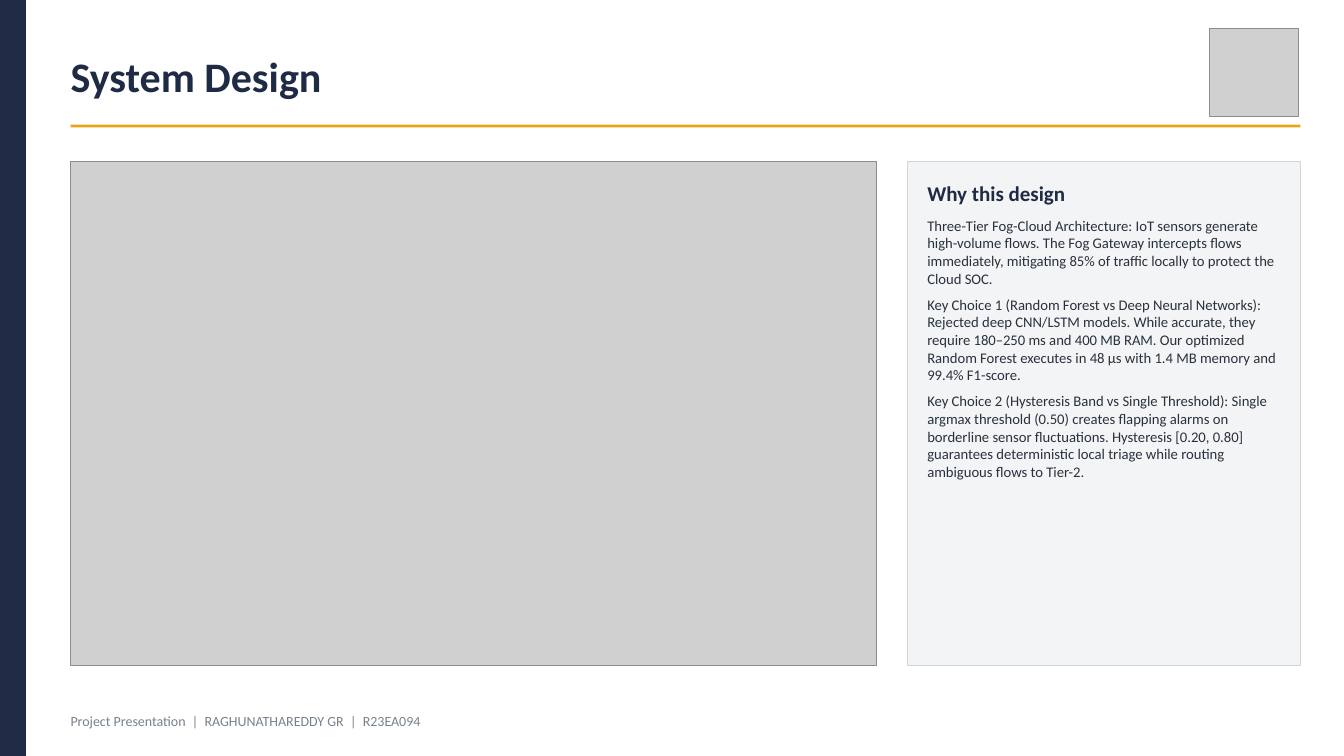
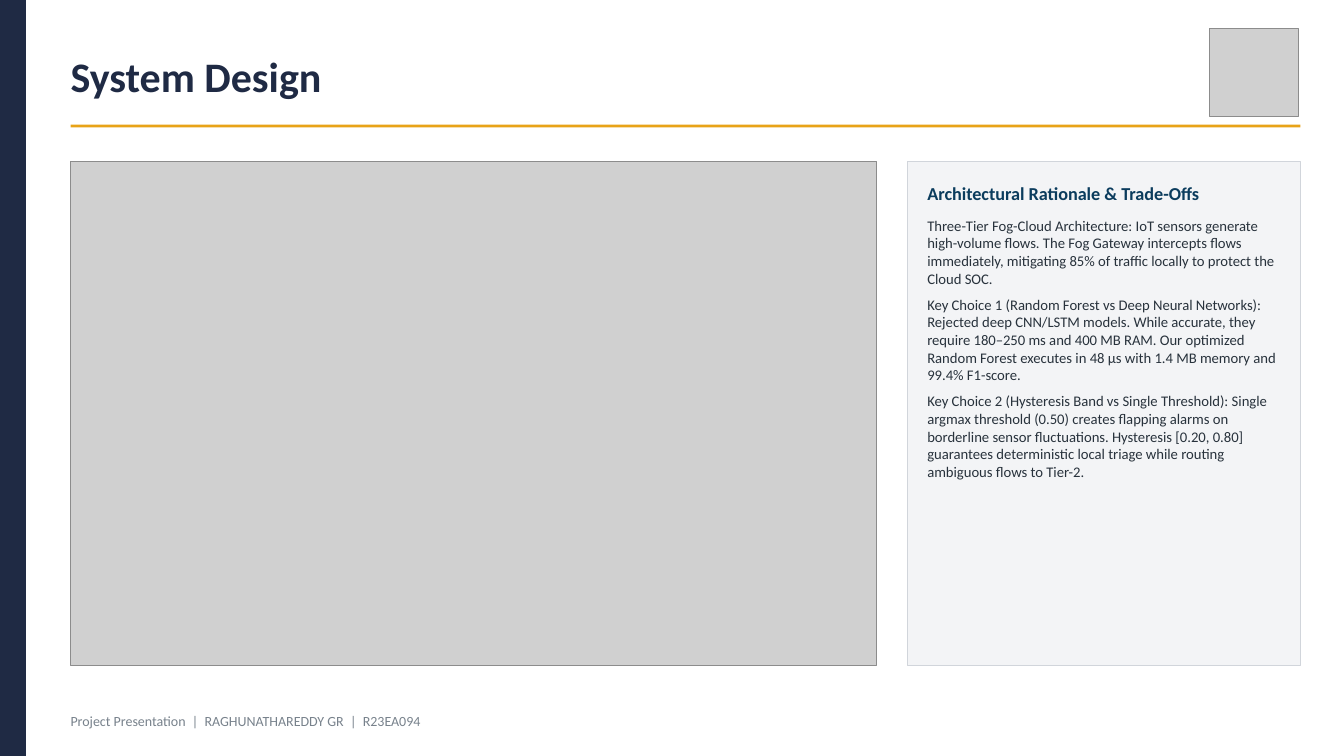
Before and after one commit to Raghunath2604/RIO_PROJECT-SMART_CITY-, a slide deck: slide 5 of docs/Project_Presentation_R23EA094.pptx. Drawn at 1344x756 pixels with LibreOffice and Linux fonts; fonts in the diff are those of the drawing; grey boxes stand for pictures. Boxes give left, top, right and bottom in pixels: in the first picture for what was removed or moved away, otherwise in the second. Text is boxed around its words. In the diff, an @@ line names an element or a change of style, - is before the commit and + after.

```diff
--- a/docs/Project_Presentation_R23EA094.pptx
+++ b/docs/Project_Presentation_R23EA094.pptx
@@ text at [927,187,1199,200]: text changed; size 15 to 13 pt; text colour #1F2A44 to #0B3C5D @@
-Why this design
+Architectural Rationale & Trade-Offs
```
Also in this commit, not shown: 8 other slides changed, 9 other files.
